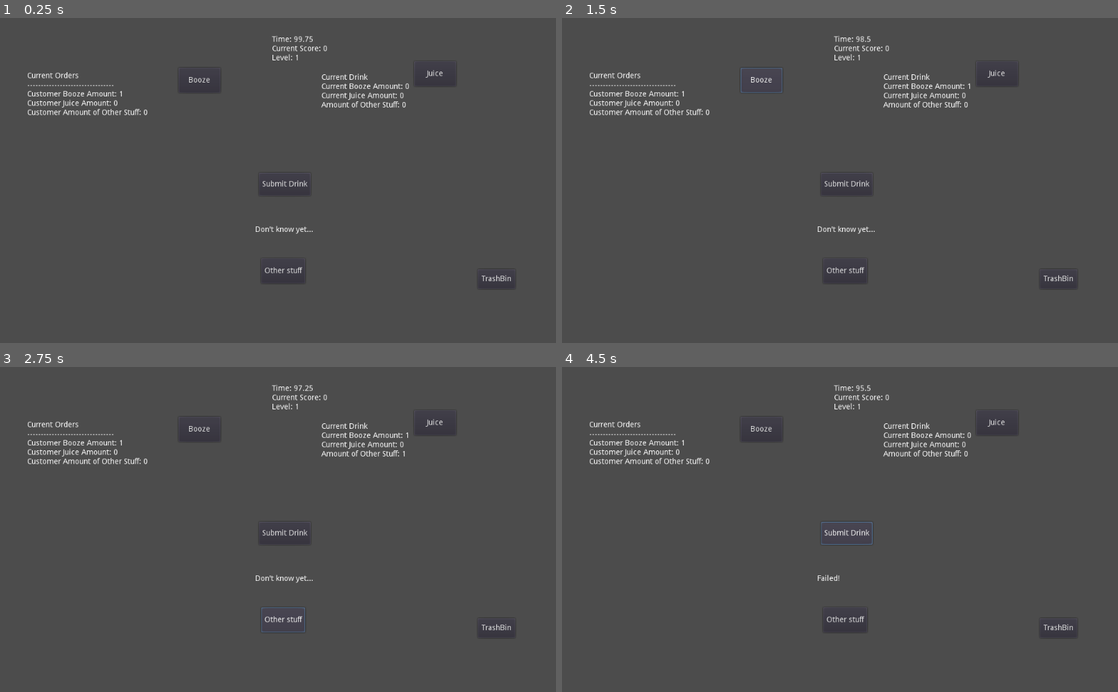
Above: before the commit, frames 1-4 (two rows, left to right).
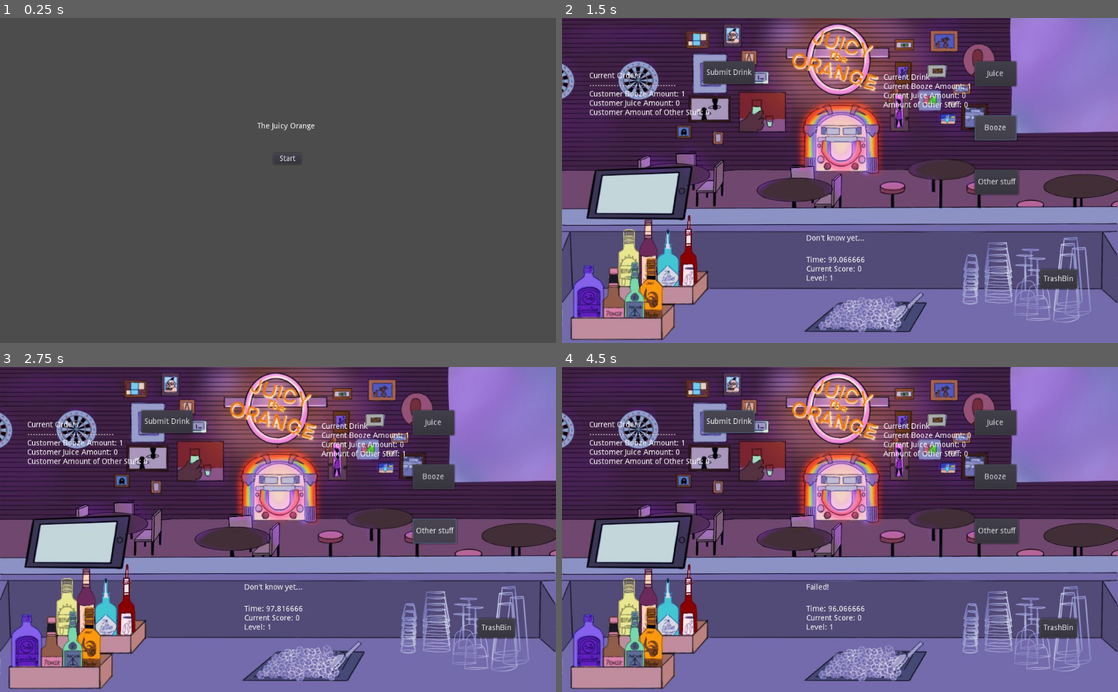
Above: after the commit, the same moments.

Repository: ValorZard/Bar-Game
Game: Godot game, scene res://Menu.tscn
Same seed, same stepped clock (60 frames per second), same inputs: the game is played once before the commit and once after it. Before the commit the project starts from res://Test.tscn.
Inputs (mouse positions are in pixels of both pictures, inside the frame that each line leads up to):
- Up to frame 1 (0.25 s): no input
- Up to frame 2 (1.5 s): click (851, 157) at 0.5 s, where only the run after the commit has a clickable "Start"; click "Booze" at 1.25 s
- Up to frame 3 (2.75 s): click "Other stuff" at 2 s
- Up to frame 4 (4.5 s): click "Juice" at 2.75 s; click "TrashBin" at 3.5 s; click "Submit Drink" at 4.25 s

The runs differ from the first frame. In frame 1, 1.6% of the frame differs, in the area x 5-92%, y 5-81%; in frame 2, 95%, in the area x 0-100%, y 0-100%; in frame 3, 95%; in frame 4, 95%.

Commit message:
added background, plus menu

Diff:
--- /dev/null
+++ b/Button.gd
@@ -0,0 +1,20 @@
+extends Button
+
+
+# Declare member variables here. Examples:
+# var a = 2
+# var b = "text"
+
+
+# Called when the node enters the scene tree for the first time.
+func _ready():
+	pass # Replace with function body.
+
+
+# Called every frame. 'delta' is the elapsed time since the previous frame.
+#func _process(delta):
+#	pass
+
+
+func _on_Button_pressed():
+	get_tree().change_scene("res://Test.tscn")
--- /dev/null
+++ b/Menu.tscn
@@ -0,0 +1,28 @@
+[gd_scene load_steps=2 format=2]
+
+[ext_resource path="res://Button.gd" type="Script" id=1]
+
+[node name="MainMenu" type="Node2D"]
+
+[node name="Label" type="Label" parent="."]
+margin_left = 474.0
+margin_top = 193.0
+margin_right = 514.0
+margin_bottom = 207.0
+text = "The Juicy Orange"
+__meta__ = {
+"_edit_use_anchors_": false
+}
+
+[node name="Button" type="Button" parent="."]
+margin_left = 504.0
+margin_top = 250.0
+margin_right = 555.0
+margin_bottom = 270.0
+text = "Start"
+script = ExtResource( 1 )
+__meta__ = {
+"_edit_use_anchors_": false
+}
+
+[connection signal="pressed" from="Button" to="Button" method="_on_Button_pressed"]
--- a/Test.tscn
+++ b/Test.tscn
@@ -1,15 +1,20 @@
-[gd_scene load_steps=2 format=2]
+[gd_scene load_steps=3 format=2]
 
 [ext_resource path="res://BarScript.gd" type="Script" id=1]
+[ext_resource path="res://IMG_0339.jpg" type="Texture" id=2]
 
 [node name="BarScene" type="Node2D"]
 script = ExtResource( 1 )
 
+[node name="Background" type="Sprite" parent="."]
+texture = ExtResource( 2 )
+centered = false
+
 [node name="BoozeBottle" type="Button" parent="."]
-margin_left = 329.0
-margin_top = 92.0
-margin_right = 406.0
-margin_bottom = 138.0
+margin_left = 760.0
+margin_top = 180.0
+margin_right = 837.0
+margin_bottom = 226.0
 rect_pivot_offset = Vector2( 125, 73 )
 text = "Booze"
 __meta__ = {
@@ -17,10 +22,10 @@
 }
 
 [node name="OtherStuff" type="Button" parent="."]
-margin_left = 481.0
-margin_top = 444.0
-margin_right = 562.0
-margin_bottom = 490.0
+margin_left = 760.0
+margin_top = 280.0
+margin_right = 841.0
+margin_bottom = 326.0
 rect_pivot_offset = Vector2( -505, 92 )
 text = "Other stuff"
 __meta__ = {
@@ -28,9 +33,9 @@
 }
 
 [node name="JuiceBottle" type="Button" parent="."]
-margin_left = 763.0
+margin_left = 760.0
 margin_top = 80.0
-margin_right = 840.0
+margin_right = 837.0
 margin_bottom = 126.0
 rect_pivot_offset = Vector2( 125, 73 )
 text = "Juice"
@@ -39,10 +44,11 @@
 }
 
 [node name="ScoreLabel" type="Label" parent="."]
-margin_left = 501.0
-margin_top = 33.0
-margin_right = 541.0
-margin_bottom = 47.0
+margin_left = 450.0
+margin_top = 440.0
+margin_right = 540.0
+margin_bottom = 454.0
+text = "Current Score:"
 __meta__ = {
 "_edit_use_anchors_": false
 }
@@ -78,20 +84,20 @@
 }
 
 [node name="SubmitDrink" type="Button" parent="."]
-margin_left = 477.0
-margin_top = 286.0
-margin_right = 572.0
-margin_bottom = 328.0
+margin_left = 260.0
+margin_top = 80.0
+margin_right = 355.0
+margin_bottom = 122.0
 text = "Submit Drink"
 __meta__ = {
 "_edit_use_anchors_": false
 }
 
 [node name="SuccessLabel" type="Label" parent="."]
-margin_left = 470.0
-margin_top = 384.0
-margin_right = 577.0
-margin_bottom = 398.0
+margin_left = 450.0
+margin_top = 400.0
+margin_right = 557.0
+margin_bottom = 414.0
 text = "Don't know yet..."
 __meta__ = {
 "_edit_use_anchors_": false
--- a/project.godot
+++ b/project.godot
@@ -11,7 +11,7 @@
 [application]
 
 config/name="Bar Game"
-run/main_scene="res://Test.tscn"
+run/main_scene="res://Menu.tscn"
 config/icon="res://icon.png"
 
 [physics]
Binary file added: IMG_0339.jpg
Not shown, added: IMG_0339.jpg.import
